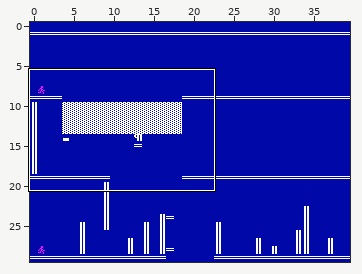
Tiled map (JSON) -- assets/map/kvn-long-map/room-test-07.tmj. The first picture is a wide view before the edit; the outline marks the close-up.
Close-up. Old version:
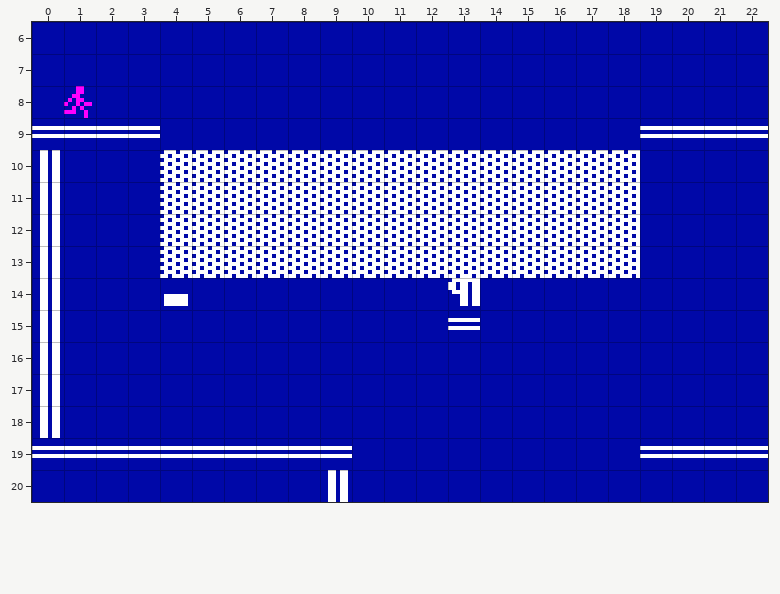
Cells are 8x8 px. Shown: x 0..22, y 6..20.
After:
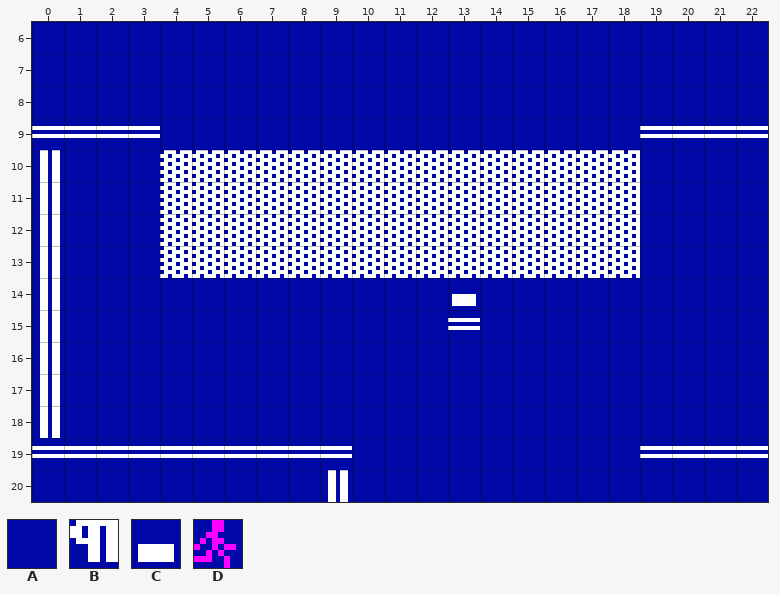
Key: from "bg": A 0, B 20, C 22, D 130.
_ is an empty cell, . an unchanged one.
What changed:
--- layer "Tile Layer 1"
@@ x 1..1 @@
- 8 D
+ 8 A
@@ x 4..13 @@
-14 C........B
+14 A........C
Boxes around the changes in both close-ups, in picture pixels (x1, y1, x2, y2):
changed: (64, 86, 92, 118)
changed: (164, 294, 188, 306)
changed: (448, 278, 480, 306)
